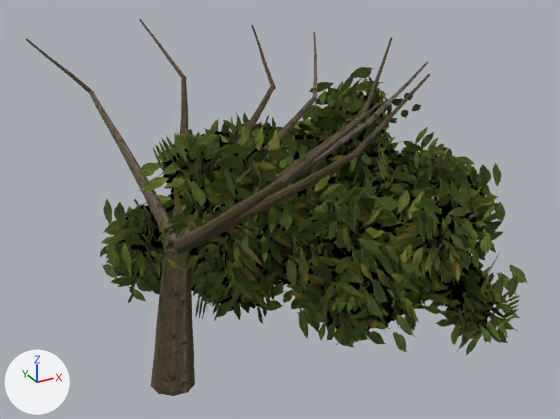
Before and after pictures for a commit that changed the glTF model assets/models/tree/plane_2.glb.
Before and after are seen from a 50 mm lens placed at (-12.5, -21.8, 18.3), pointed at (-0.2, 0.5, 7.1). The axes (+X, +Y, +Z) are drawn at lower left. The lights are the same throughout. The older version comes first. Where no turn or scale is listed for an object, it has been applied to the vertices. Vertices at exactly the same position are counted once.
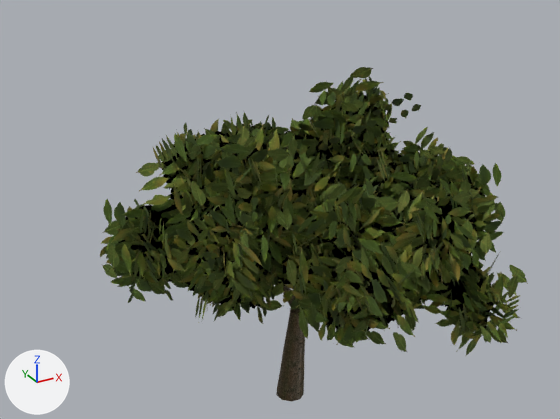
Where the newer file only moved an object's origin or applied its transform, the numbers keep the older frame.

Pixel boxes [x1, y1, x2, y2] of what changed, in the pictures (560 x 419 px; the box of a moved part takes in the faces that stretch with it):
'plane', reshaped (15% narrower, 11% shorter): before [26, 19, 528, 396]; after [100, 67, 528, 401]
part 1 of me_woodmesh, moved or reshaped (not visible afterwards): before [172, 176, 285, 253]
part 2 of me_woodmesh, moved or reshaped (not visible afterwards): before [366, 61, 428, 125]
part 3 of me_woodmesh, moved or reshaped (not visible afterwards): before [251, 25, 276, 89]
part 4 of me_woodmesh, moved or reshaped (not visible afterwards): before [281, 103, 380, 184]
part 5 of me_woodmesh, moved or reshaped (not visible afterwards): before [350, 74, 430, 160]
part 6 of me_woodmesh, moved or reshaped (not visible afterwards): before [313, 31, 317, 101]
part 7 of me_woodmesh, moved or reshaped (not visible afterwards): before [89, 90, 179, 255]
part 8 of me_woodmesh, moved or reshaped (not visible afterwards): before [362, 37, 392, 120]
part 9 of me_woodmesh, moved or reshaped (mostly hidden afterwards): before [166, 96, 316, 253]; after [283, 283, 295, 307]
part 10 of me_woodmesh, added (brown): after [276, 311, 305, 401]
part 11 of me_woodmesh, deleted: before [26, 19, 369, 396]

The change, as a diff of the scene's bpy script:
```diff
--- a/assets/models/tree/plane_2.glb.py
+++ b/assets/models/tree/plane_2.glb.py
@@ me_woodmesh @@
 # used by ob_plane; location = (-6.98, 7.2, 1.89)
-me_woodmesh.from_pydata(...)  # 5453 vertices, 3826 faces; spans x 0.0..15.0, y -15.0..0.0, z 0.0..11.5
+me_woodmesh.from_pydata(...)  # 5448 vertices, 3826 faces; spans x 0.0..15.0, y -14.4..0.0, z -2.6..10.0
+# me_woodmesh part 1: the loose piece of 81 vertices spanning x 2.1..3.2, y -13.7..-7.4, z 4.8..9.5 is multiplied about its middle by the matrix ((0.419, -0.581, 0.033), (0.581, 0.42, 0.026), (-0.041, 0.011, 0.716)), then moved by (6.3, 2.3, -4.6)
+# me_woodmesh part 2: the loose piece of 28 vertices spanning x 7.7..10.3, y -10.5..-9.9, z 9.2..10.8 is scaled about its middle by 0.718, then moved by (3.0, 1.2, -5.4)
+# me_woodmesh part 3: the loose piece of 28 vertices spanning x 7.6..8.0, y -4.7..-2.3, z 9.0..10.9 is scaled about its middle by 0.718, then moved by (3.3, -0.7, -5.4)
+# me_woodmesh part 4: the loose piece of 28 vertices spanning x 3.0..4.8, y -15.0..-13.5, z 9.3..11.5 is scaled about its middle by (-0.348, -1.12, 0.668), then moved by (5.0, 11.7, -5.7)
+# me_woodmesh part 5: the loose piece of 28 vertices spanning x 5.6..7.9, y -13.0..-12.7, z 9.2..11.4 is scaled about its middle by 0.718, then moved by (3.6, 2.0, -5.5)
+# me_woodmesh part 6: the loose piece of 28 vertices spanning x 8.3..9.6, y -6.4..-4.2, z 8.9..10.9 is scaled about its middle by 0.718, then moved by (3.0, -0.2, -5.3)
+# me_woodmesh part 7: the loose piece of 81 vertices spanning x 1.7..2.7, y -8.2..-1.5, z 4.8..9.0 is multiplied about its middle by the matrix ((-0.281, 0.658, -0.045), (-0.659, -0.283, -0.016), (-0.033, 0.035, 0.715)), then moved by (7.0, -3.0, -4.5)
+# me_woodmesh part 8: the loose piece of 28 vertices spanning x 8.0..9.9, y -9.8..-8.6, z 9.2..11.4 is scaled about its middle by 0.718, then moved by (3.0, 0.9, -5.5)
+# me_woodmesh part 9: the loose piece of 80 vertices spanning x 2.0..8.5, y -8.1..-6.2, z 4.8..9.1 is turned 81.1 degrees about the z axis through its middle and scaled by 0.717, then moved by (1.9, 2.0, -4.5)
+# me_woodmesh part 10: a new loose piece of 45 vertices spanning x 6.4..7.5, y -7.7..-6.6, z -2.6..1.2, in mat_bark
+# me_woodmesh part 11: 8 loose pieces with 511 vertices, spanning x 0.0..8.1, y -12.8..0.0, z 0.0..11.2, are deleted
+# other edits to the shape of me_woodmesh do not show in these pictures
 me_woodmesh.materials.append(mat_bark)
```
